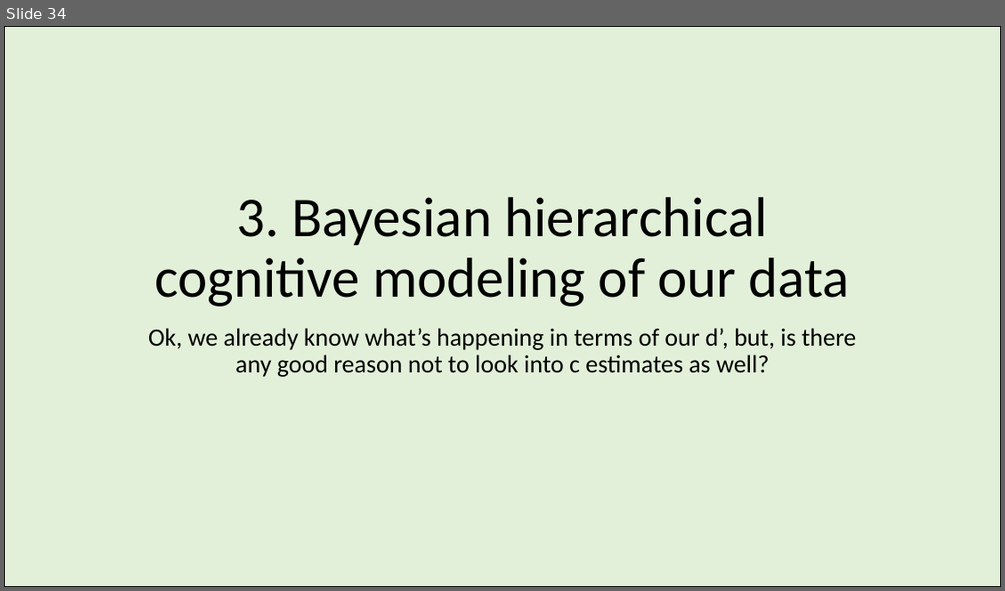
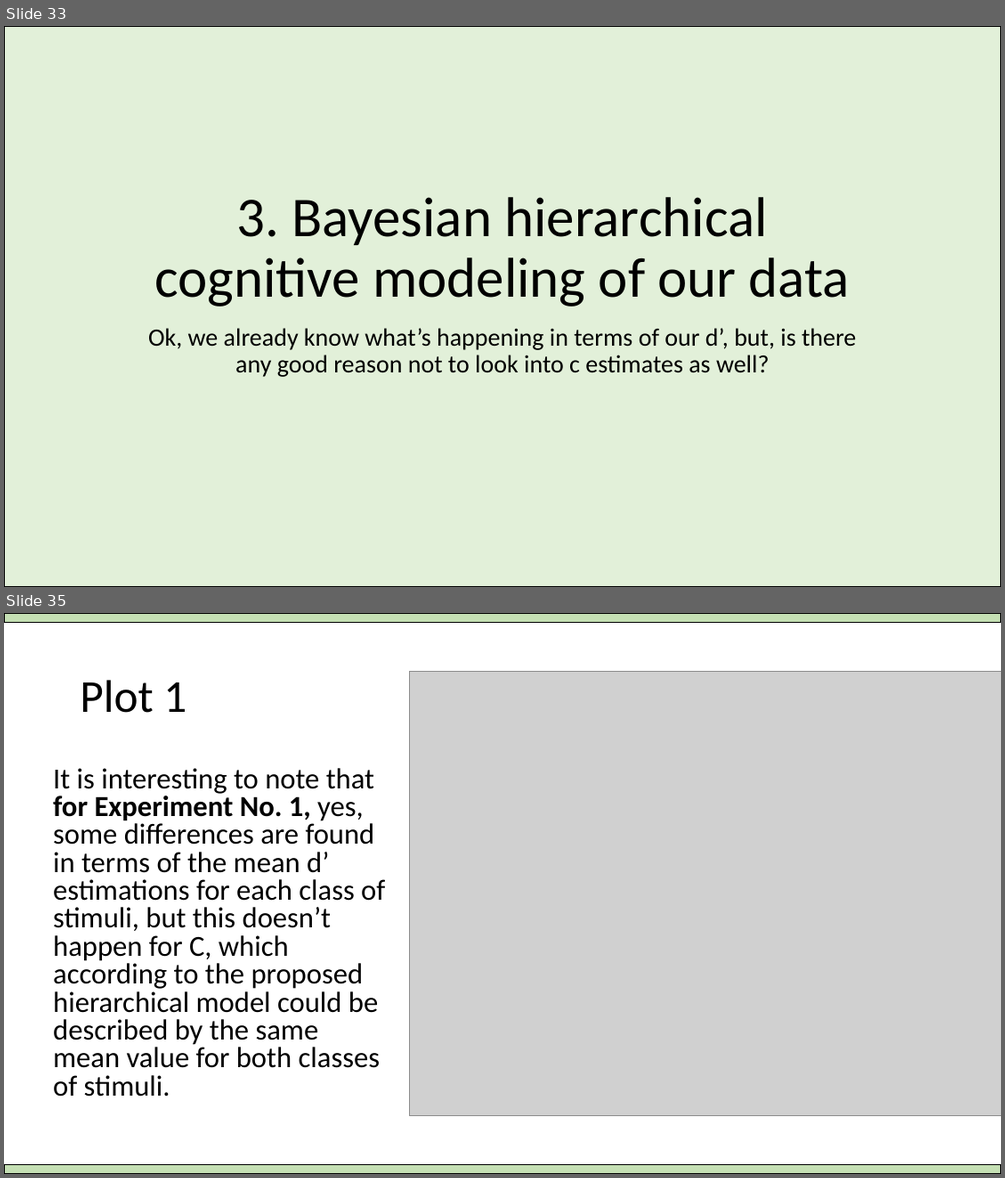
Before and after one commit to Adrifelcha/afchavez-019, a slide deck: MichaelLee/SDT Mirror Effect/Paper 1/BayesianSDTmodeling_Overview.pptx. Shown one above the other, each under a label of ours: slide 34 before the commit, slides 33 and 35 after it; the slides between them are not shown. The pictures are 1005x591 and 1005x1178 pixels, drawn with LibreOffice and Linux fonts; fonts in the diff are those of the drawing; grey boxes stand for pictures. Boxes give left, top, right and bottom in pixels: in the first picture for what was removed or moved away, otherwise in the second. Text is boxed around its words. In the diff, an @@ line names an element or a change of style, - is before the commit and + after.

```diff
--- a/MichaelLee/SDT Mirror Effect/Paper 1/BayesianSDTmodeling_Overview.pptx
+++ b/MichaelLee/SDT Mirror Effect/Paper 1/BayesianSDTmodeling_Overview.pptx
@@ slide 35 added at (x1=4, y1=613, x2=1001, y2=1174), background #FFFFFF @@
@@ rectangle added at (x1=4, y1=613, x2=1001, y2=623), fill #C5E0B4, outline #000000 1 pt @@
@@ title added at (x1=80, y1=680, x2=186, y2=713), 44 pt, text #000000 @@
+Plot 1
@@ picture added at (x1=409, y1=672, x2=1001, y2=1116) @@
@@ text added at (x1=53, y1=768, x2=385, y2=1096), 28 pt, text #000000 @@
+It is interesting to note that for Experiment No. 1, yes, some differences are found in terms of the mean d’ estimations for each class of stimuli, but this doesn’t happen for C, which according to the proposed hierarchical model could be described by the same mean value for both classes of stimuli.
@@ rectangle added at (x1=4, y1=1164, x2=1001, y2=1174), fill #C5E0B4, outline #000000 1 pt @@
@@ what was slide 34 is now slide 33 @@
```
Also in this commit, not shown: 17 slides changed, 1 other slide added, 3 slides removed, 3 other files.
